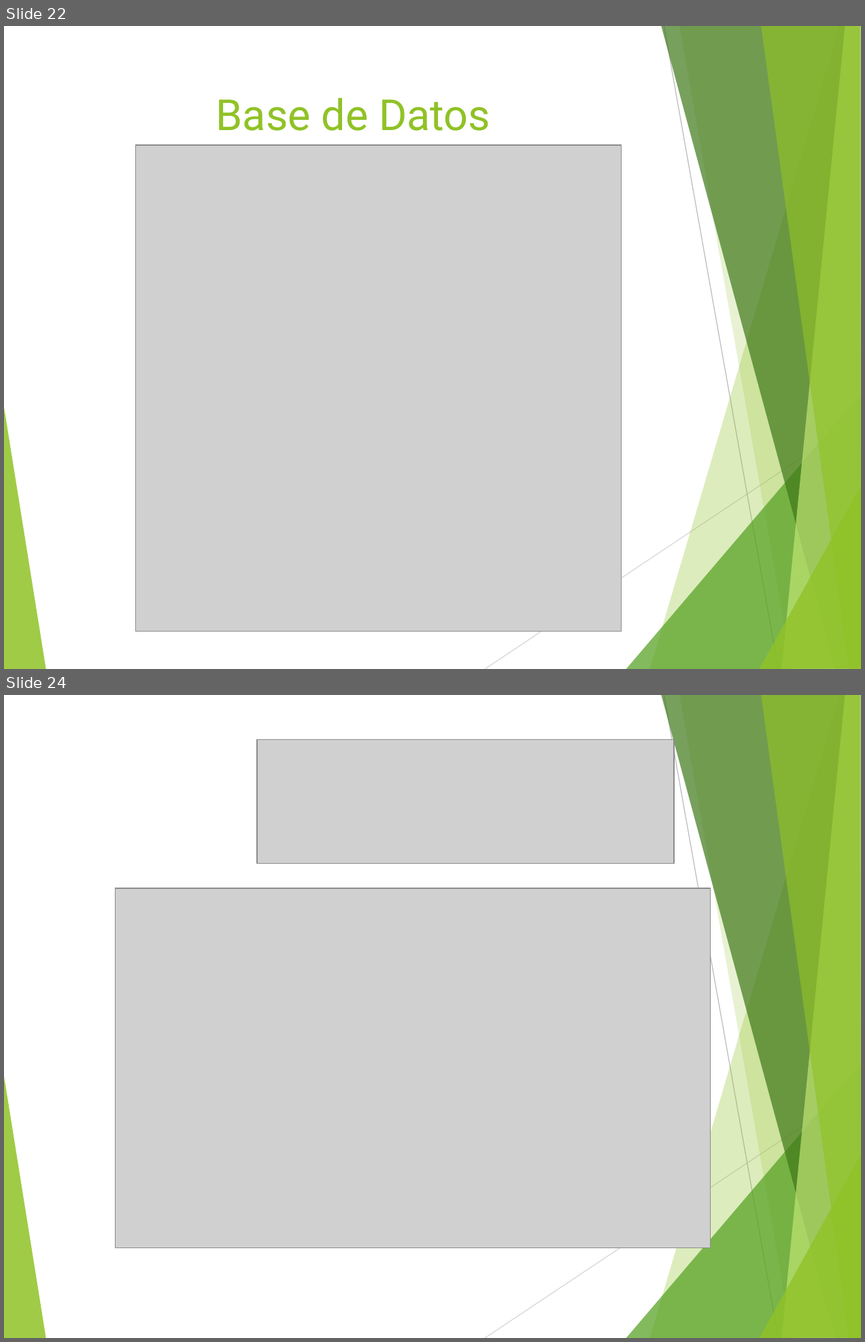
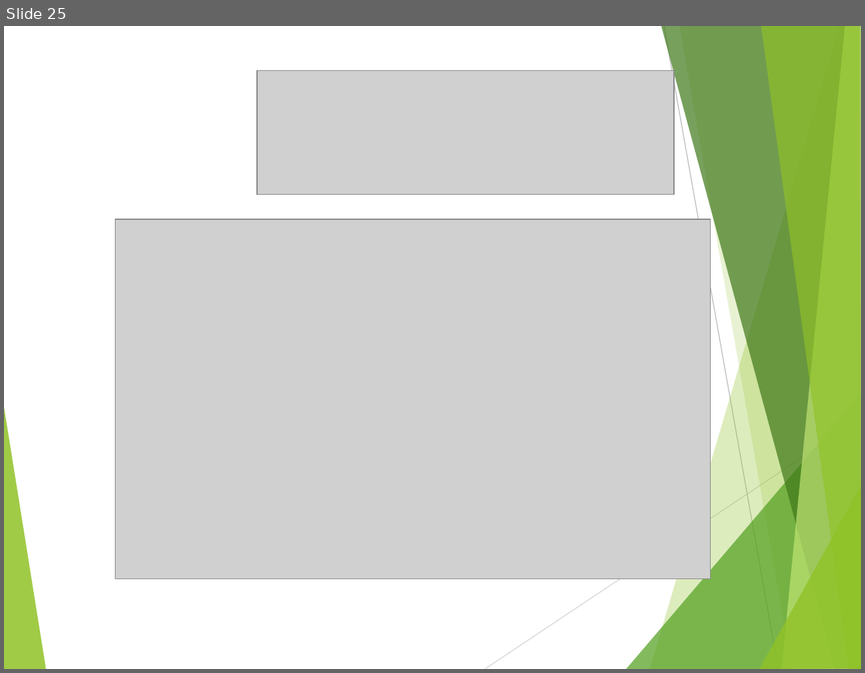
Before and after one commit to letbica/lectbica, a slide deck: Presentación Proyectos ADSI-1024316.ppt. Shown one above the other, each under a label of ours: slides 22 and 24 before the commit, slide 25 after it; the slides between them are not shown. The pictures are 865x1342 and 865x673 pixels, drawn with LibreOffice and Linux fonts; fonts in the diff are those of the drawing; grey boxes stand for pictures. Boxes give left, top, right and bottom in pixels: in the first picture for what was removed or moved away, otherwise in the second. Text is boxed around its words. In the diff, an @@ line names an element or a change of style, - is before the commit and + after.

```diff
--- a/Presentación Proyectos ADSI-1024316.ppt
+++ b/Presentación Proyectos ADSI-1024316.ppt
@@ slide 22 removed at bbox=[4, 26, 861, 669], background #FFFFFF; not listed: 10 template elements that a slide beside it also shows @@
@@ title removed at bbox=[216, 97, 490, 131] @@
-Base de Datos
@@ picture removed at bbox=[135, 145, 621, 631] @@
@@ what was slide 24 is now slide 25 @@
```
Also in this commit, not shown: 8 slides added, 6 other slides removed.
